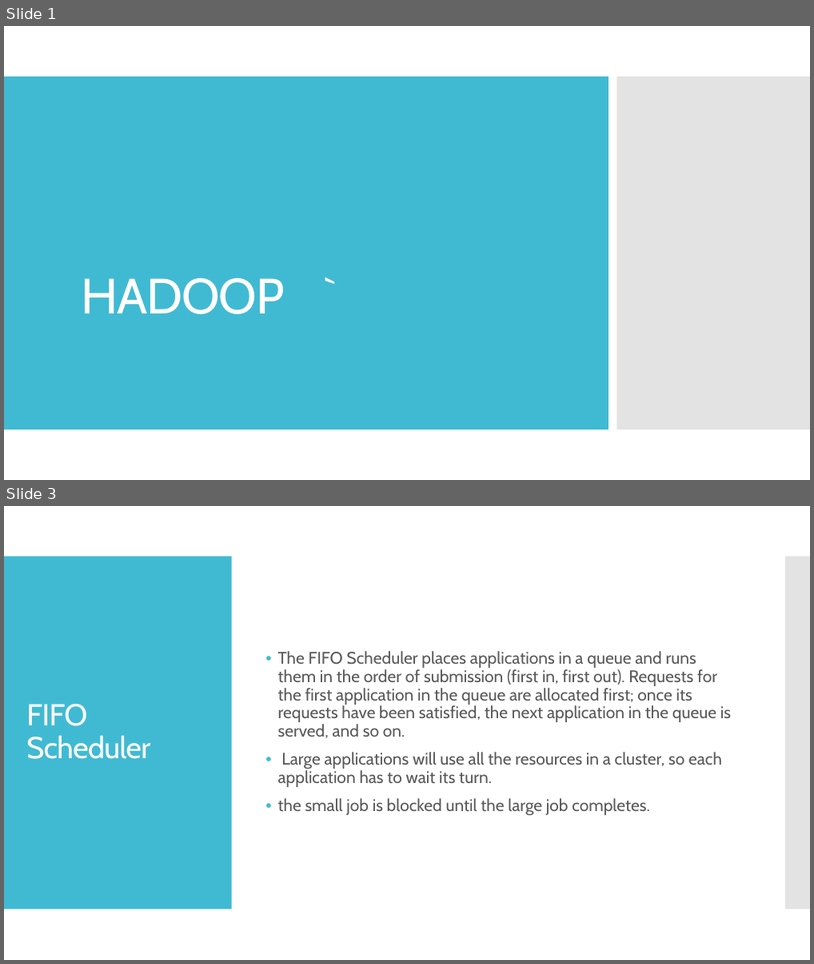
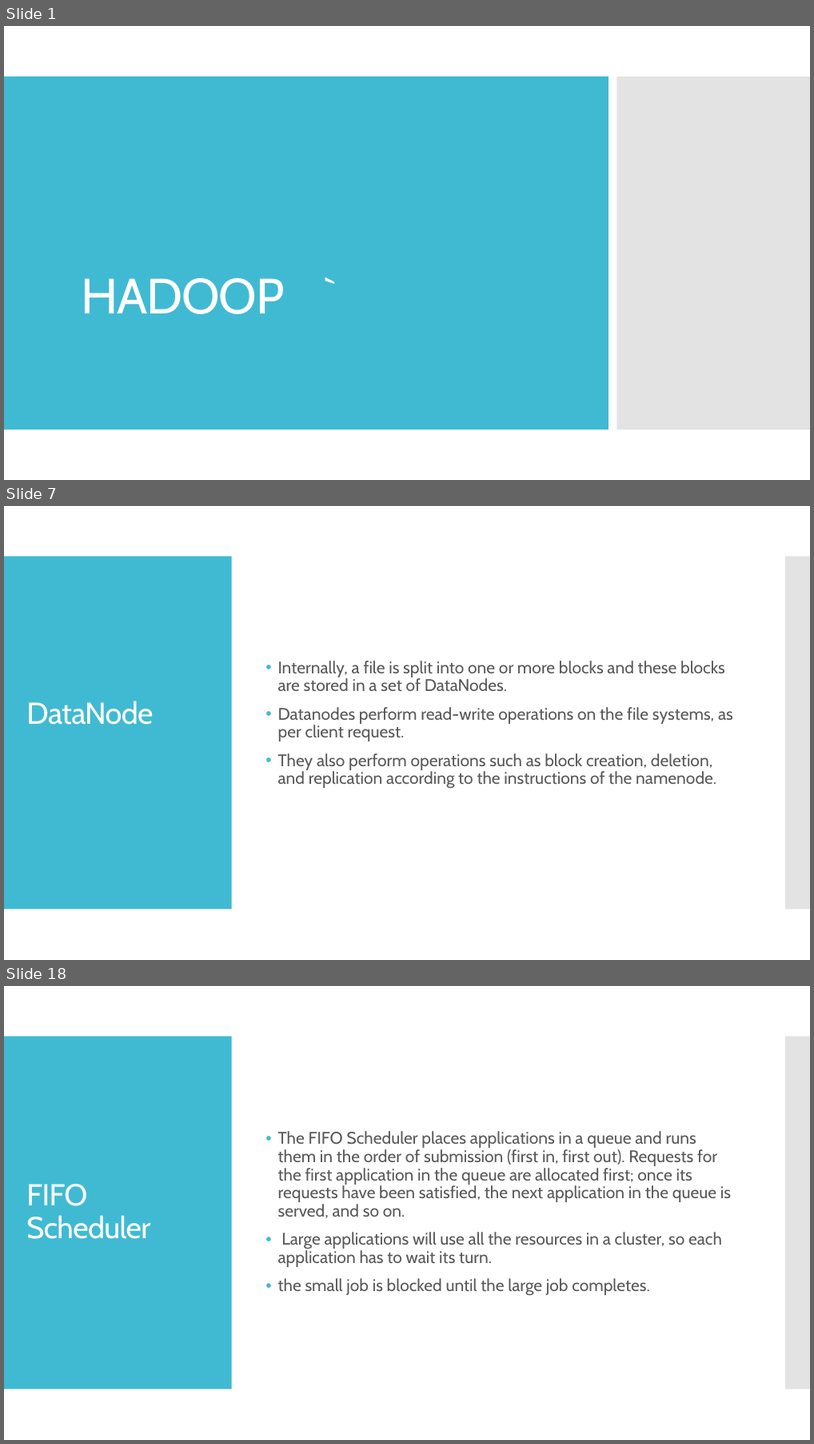
Before and after one commit to ketankk/BDppt, a slide deck: ppt/HADOOP.pptx. Shown one above the other, each under a label of ours: slides 1 and 3 before the commit, slides 1, 7 and 18 after it; the slides between them are not shown. The pictures are 814x964 and 814x1444 pixels, drawn with LibreOffice and Linux fonts; fonts in the diff are those of the drawing. Boxes give left, top, right and bottom in pixels: in the first picture for what was removed or moved away, otherwise in the second. Text is boxed around its words. In the diff, an @@ line names an element or a change of style, - is before the commit and + after.

```diff
--- a/ppt/HADOOP.pptx
+++ b/ppt/HADOOP.pptx
@@ slide 7 added at (4,506,810,960), background #FFFFFF; not listed: 2 template elements that a slide beside it also shows @@
@@ text added at (278,660,734,788), 20 pt, text #595959 @@
+• Internally, a file is split into one or more blocks and these blocks are stored in a set of DataNodes.
+• Datanodes perform read-write operations on the file systems, as per client request.
+• They also perform operations such as block creation, deletion, and replication according to the instructions of the namenode.
@@ title added at (26,700,153,724), 36 pt, text #FFFFFF @@
+DataNode
@@ what was slide 3 is now slide 18 @@
```
Also in this commit, not shown: 2 slides changed, 16 other slides added, 11 other files.
